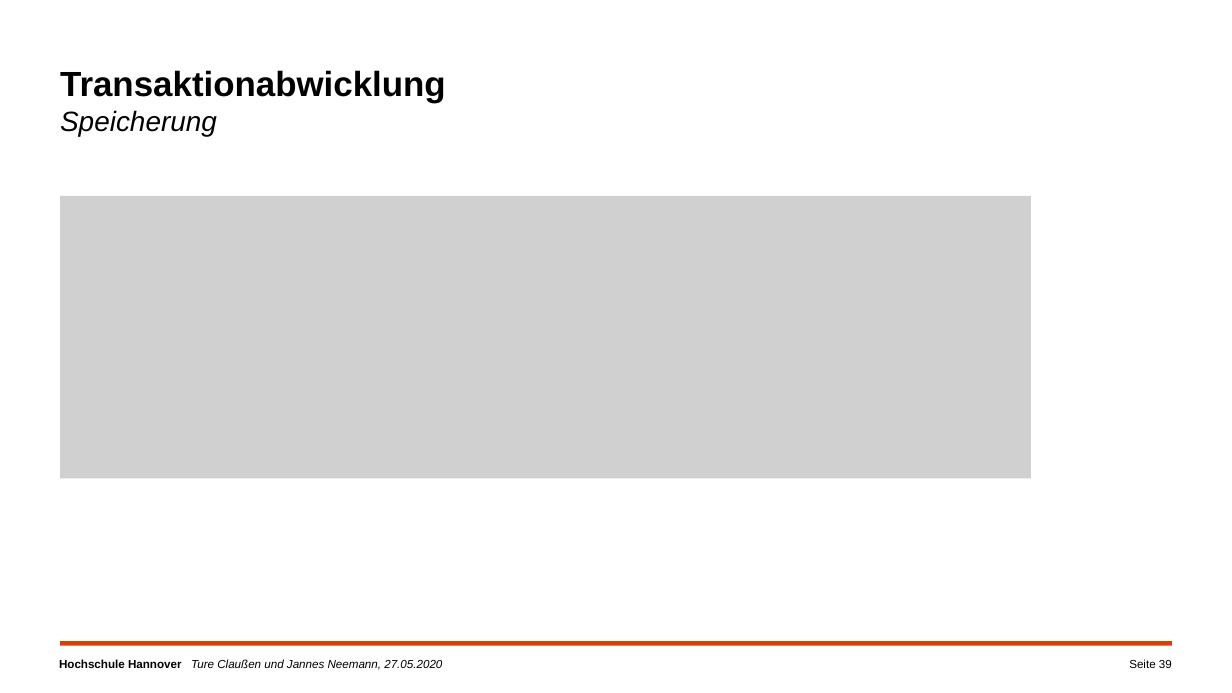
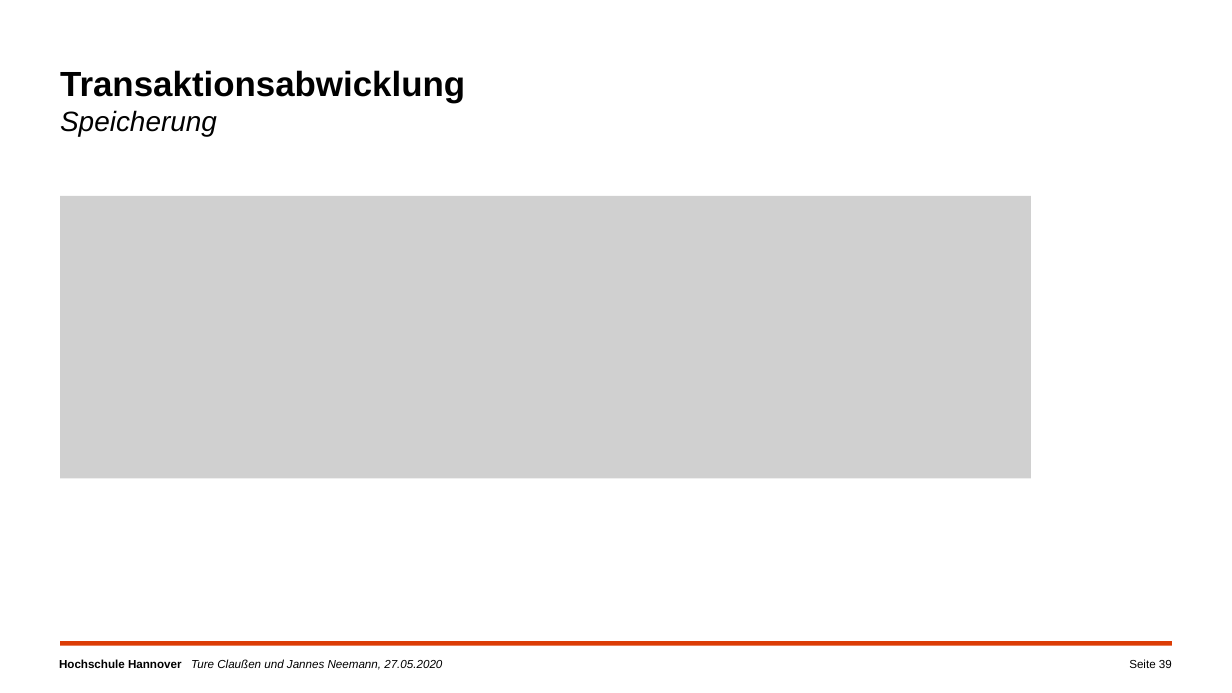
Before and after one commit to campfireman/SEM-ethereum-transactions, a slide deck: slide 39 of Ethereum_Präsentation_Jannes/Ethereum-Transaktionen.pptx. Drawn at 1232x693 pixels with LibreOffice and Linux fonts; fonts in the diff are those of the drawing; grey boxes stand for pictures; background and template pictures are left out. Boxes give left, top, right and bottom in pixels: in the first picture for what was removed or moved away, otherwise in the second. Text is boxed around its words. In the diff, an @@ line names an element or a change of style, - is before the commit and + after.

```diff
--- a/Ethereum_Präsentation_Jannes/Ethereum-Transaktionen.pptx
+++ b/Ethereum_Präsentation_Jannes/Ethereum-Transaktionen.pptx
@@ text at [60, 70, 465, 136]: text changed @@
-Transaktionabwicklung
-Speicherung
+Transaktionsabwicklung
+Speicherung
```
Also in this commit, not shown: 8 other slides changed, 1 other file.
